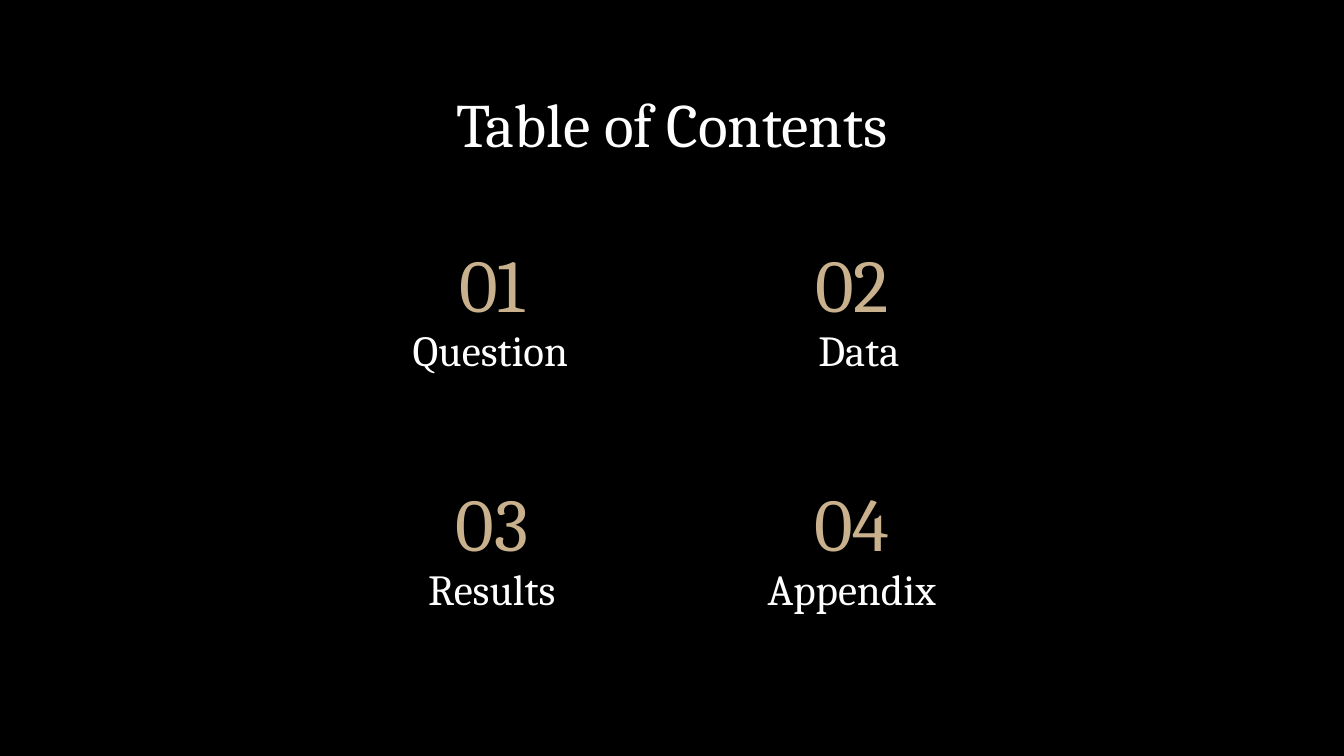
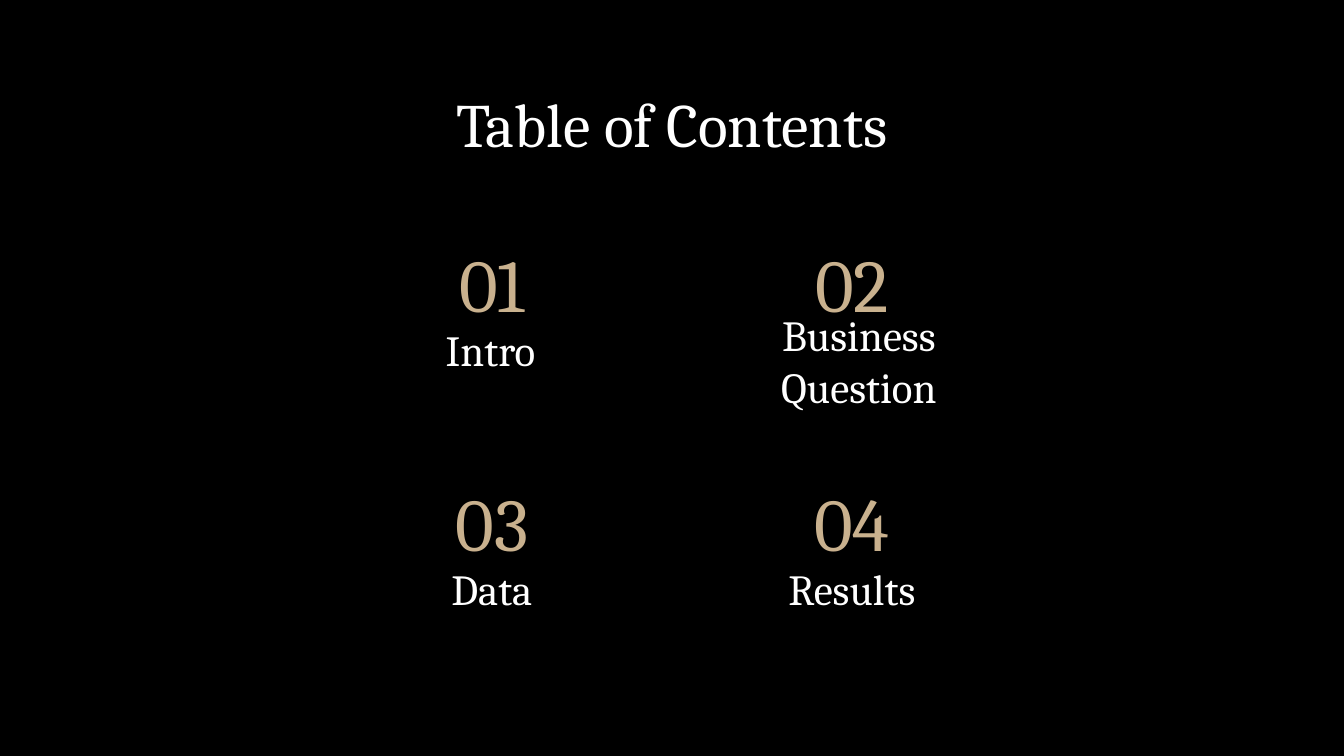
Before and after one commit to whit3am/i502_lab_results, a slide deck: slide 2 of reports/I502 Analysis Powerpoint.odp. Drawn at 1344x756 pixels with LibreOffice and Linux fonts; fonts in the diff are those of the drawing; background and template pictures are left out. Boxes give left, top, right and bottom in pixels: in the first picture for what was removed or moved away, otherwise in the second. Text is boxed around its words. In the diff, an @@ line names an element or a change of style, - is before the commit and + after.

```diff
--- a/reports/I502 Analysis Powerpoint.odp
+++ b/reports/I502 Analysis Powerpoint.odp
@@ subtitle at [781,311,936,410]: text changed @@
-Question
+Business Question
@@ subtitle added at [446,337,536,367], 23 pt, text #FFFFFF @@
+Intro
@@ subtitle "Data": place and size @@
-subtitle "Data" at [818,337,899,367]
+subtitle "Data" at [451,576,532,606]
@@ subtitle "Results": place and size @@
-subtitle "Results" at [428,575,555,606]
+subtitle "Results" at [788,575,915,606]
@@ subtitle removed at [768,575,936,614] @@
-Appendix
```
Also in this commit, not shown: 5 other slides changed, 3 slides added, 5 slides removed, 1 other file.
